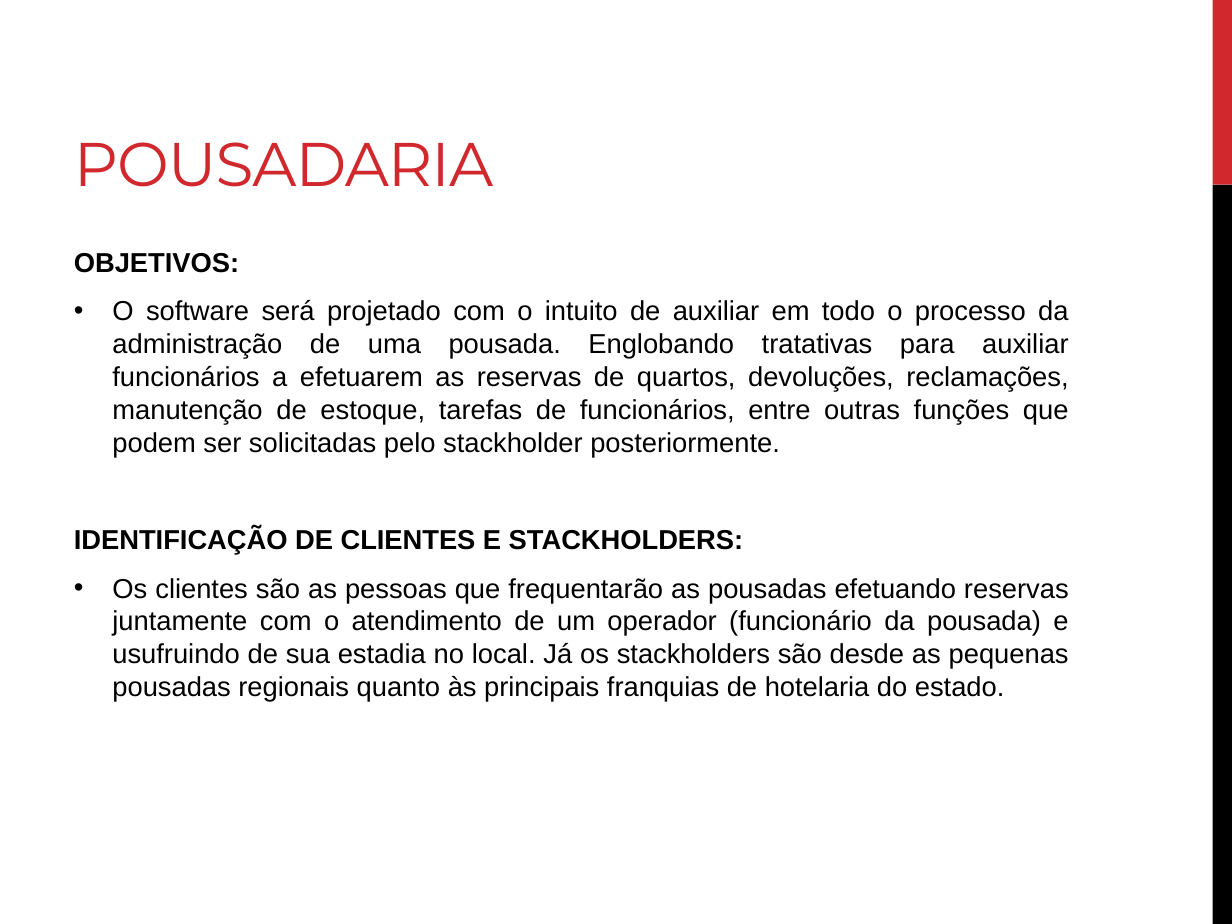
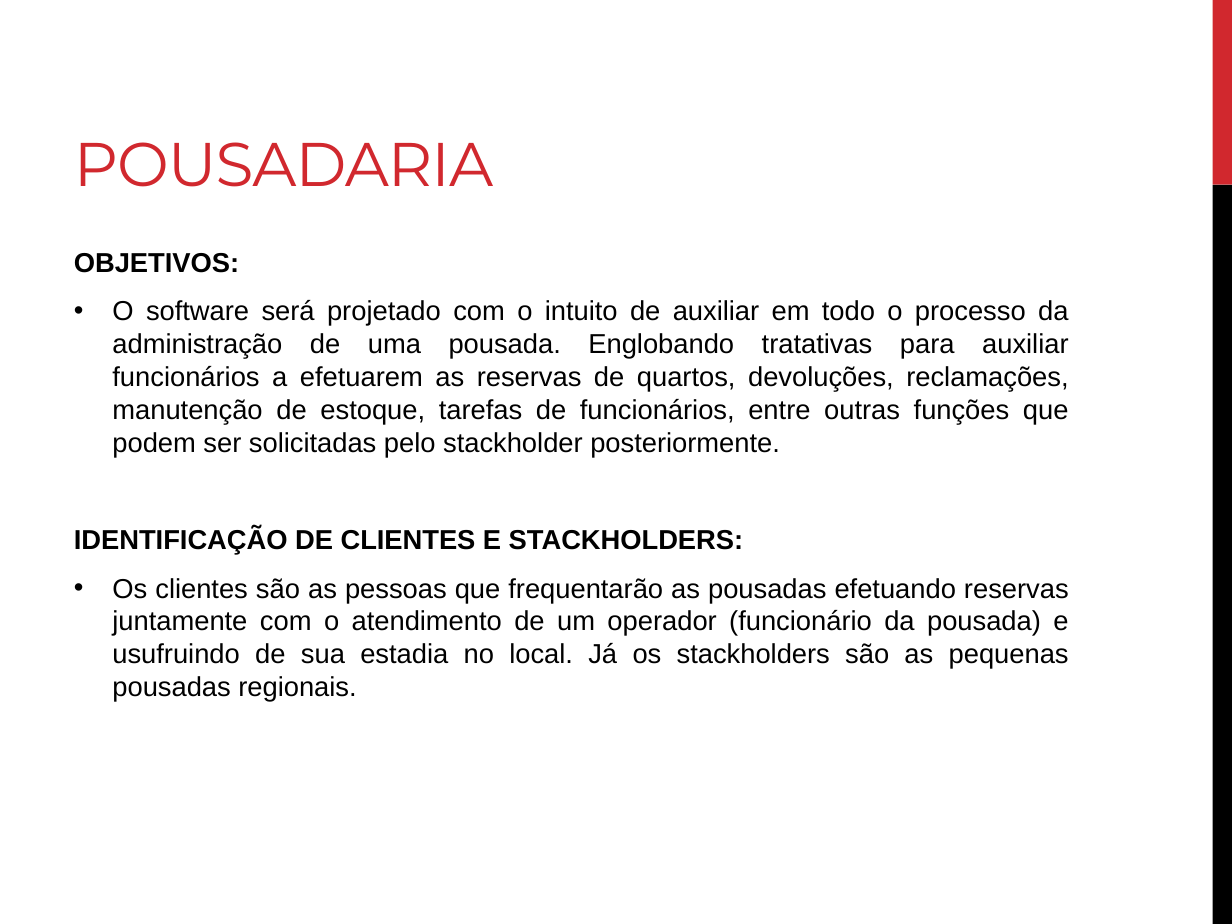
Before and after one commit to MathewsJosh/pousadaria-system, a slide deck: slide 3 of Apresentacao_Modelagem.pptx. Drawn at 1232x924 pixels with LibreOffice and Linux fonts; fonts in the diff are those of the drawing. Boxes give left, top, right and bottom in pixels: in the first picture for what was removed or moved away, otherwise in the second. Text is boxed around its words. In the diff, an @@ line names an element or a change of style, - is before the commit and + after.

Commit message:
Slide atualizado

```diff
--- a/Apresentacao_Modelagem.pptx
+++ b/Apresentacao_Modelagem.pptx
@@ text at (x1=112, y1=578, x2=1069, y2=702): text changed @@
-• Os clientes são as pessoas que frequentarão as pousadas efetuando reservas juntamente com o atendimento de um operador (funcionário da pousada) e usufruindo de sua estadia no local. Já os stackholders são desde as pequenas pousadas regionais quanto às principais franquias de hotelaria do estado.
+• Os clientes são as pessoas que frequentarão as pousadas efetuando reservas juntamente com o atendimento de um operador (funcionário da pousada) e usufruindo de sua estadia no local. Já os stackholders são as pequenas pousadas regionais.
```
Also in this commit, not shown: 1 other file.
